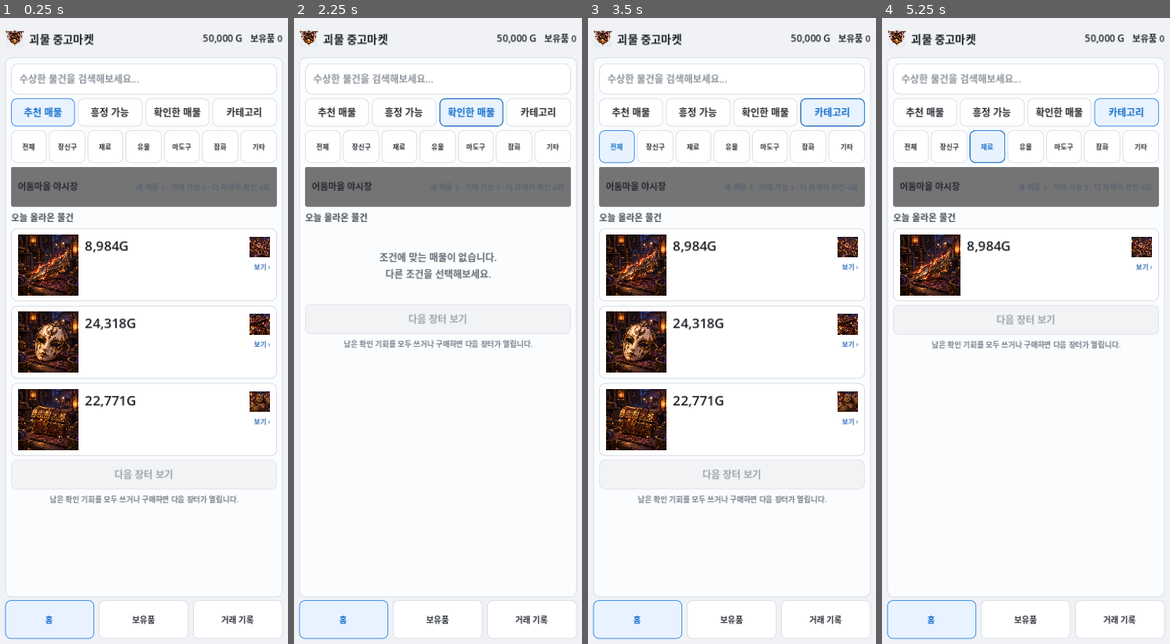
Above: before the commit, frames 1-4 (left to right).
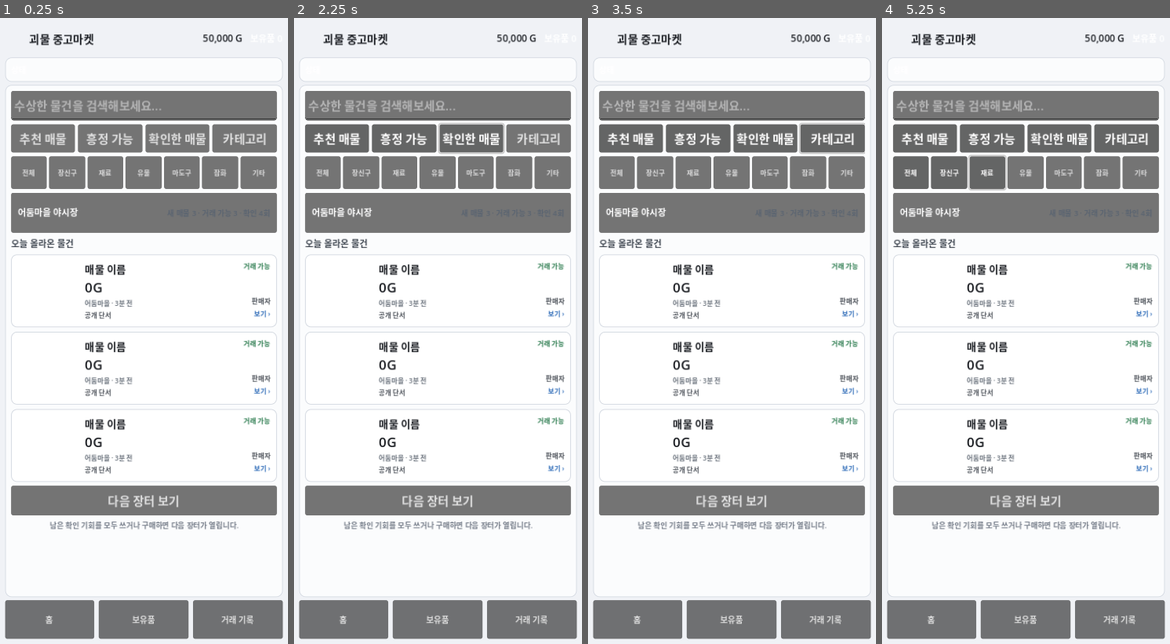
Above: after the commit, the same moments.

Repository: Queenrain9/monster-used-market
Game: Godot game, scene res://scenes/main.tscn
Two runs of this game, one before a commit and one after it. Both use one fixed random seed, a clock stepped at 60 frames per second and the inputs below.
Inputs:
- Up to frame 1 (0.25 s): no input
- Up to frame 2 (2.25 s): click "추천 매물" at 0.5 s; click "흥정 가능" at 1.25 s; click "확인한 매물" at 2 s
- Up to frame 3 (3.5 s): click "카테고리" at 2.75 s
- Up to frame 4 (5.25 s): click "전체" at 3.5 s; click "장신구" at 4.25 s; click "재료" at 5 s

The runs differ from the first frame. In frame 1, 37% of the frame differs, in the area x 1-99%, y 1-100%; in frame 2, 30%; in frame 3, 37%; in frame 4, 32%.
Error after the commit: Parse Error: Cannot find member "PROFESSIONAL_APPRAISAL_COST" in base "res://data/content.gd". (res://scripts/main.gd:932)

Commit message:
balance: scale information costs from purchase price

Diff:
--- a/data/content.gd
+++ b/data/content.gd
@@ -119,7 +119,16 @@
 const MARKET_INVESTIGATION_BUDGET = 4
 const POST_INSPECTION_BUDGET = 2
 const QUOTE_REQUEST_BUDGET = 2
-const PROFESSIONAL_APPRAISAL_COST = 300
+
+# v0.2.14 Information Economy Rebalance
+# Information prices are based only on the player's known purchase price.
+# Hidden actual value / rarity / authenticity never changes a displayed cost.
+const INFORMATION_COST_ROUND_TO = 50
+const PROFESSIONAL_APPRAISAL_COST_RULE := {
+	"ratio":0.075,
+	"min":300,
+	"max":2500
+}
 
 const INVESTIGATION_ACTIONS = [
 	{"id":"exterior","label":"외형 자세히 보기"},
@@ -246,7 +255,7 @@
 }
 
 const POST_INSPECTIONS = [
-	{"id":"material","label":"재질 검사","cost":120},
-	{"id":"magic","label":"마력 / 반응 검사","cost":160},
-	{"id":"internal","label":"내부 구조 확인","cost":200}
-]
+	{"id":"material","label":"재질 검사","ratio":0.020,"min":100,"max":700},
+	{"id":"magic","label":"마력 / 반응 검사","ratio":0.030,"min":150,"max":900},
+	{"id":"internal","label":"내부 구조 확인","ratio":0.040,"min":200,"max":1200}
+]
